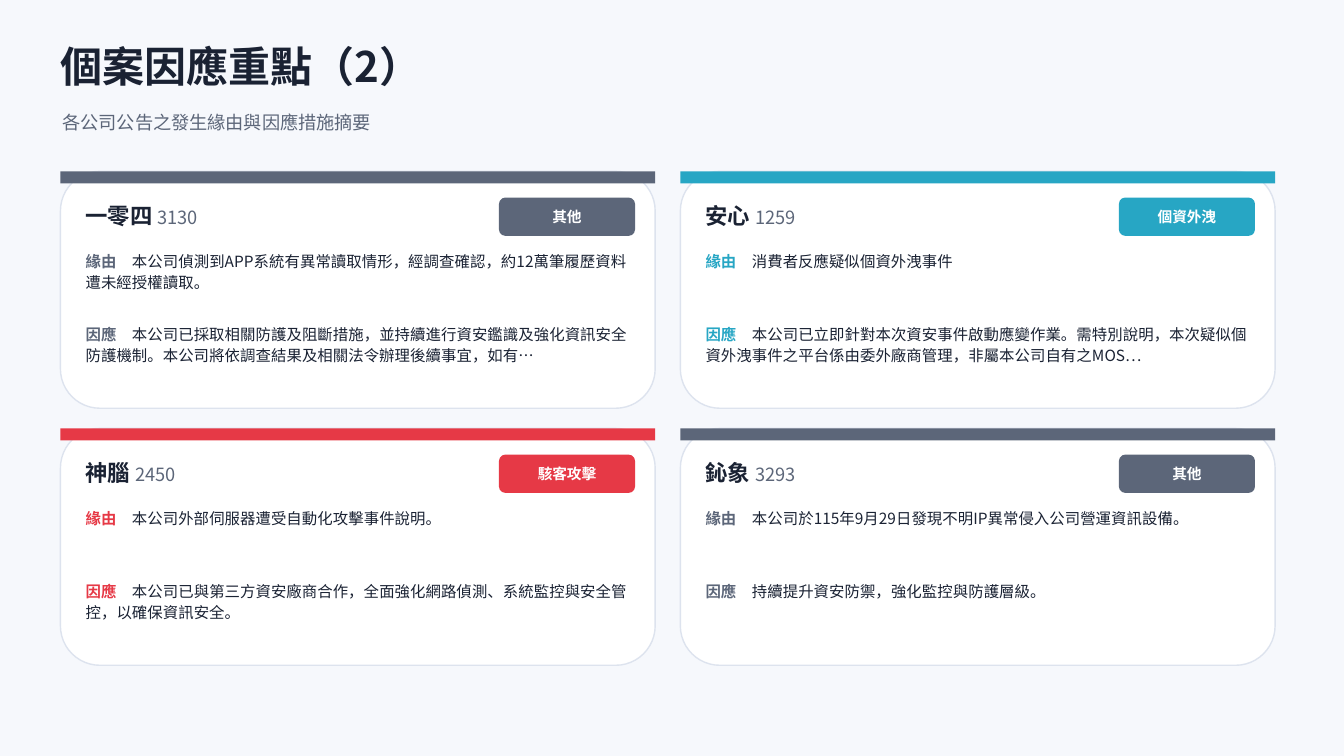
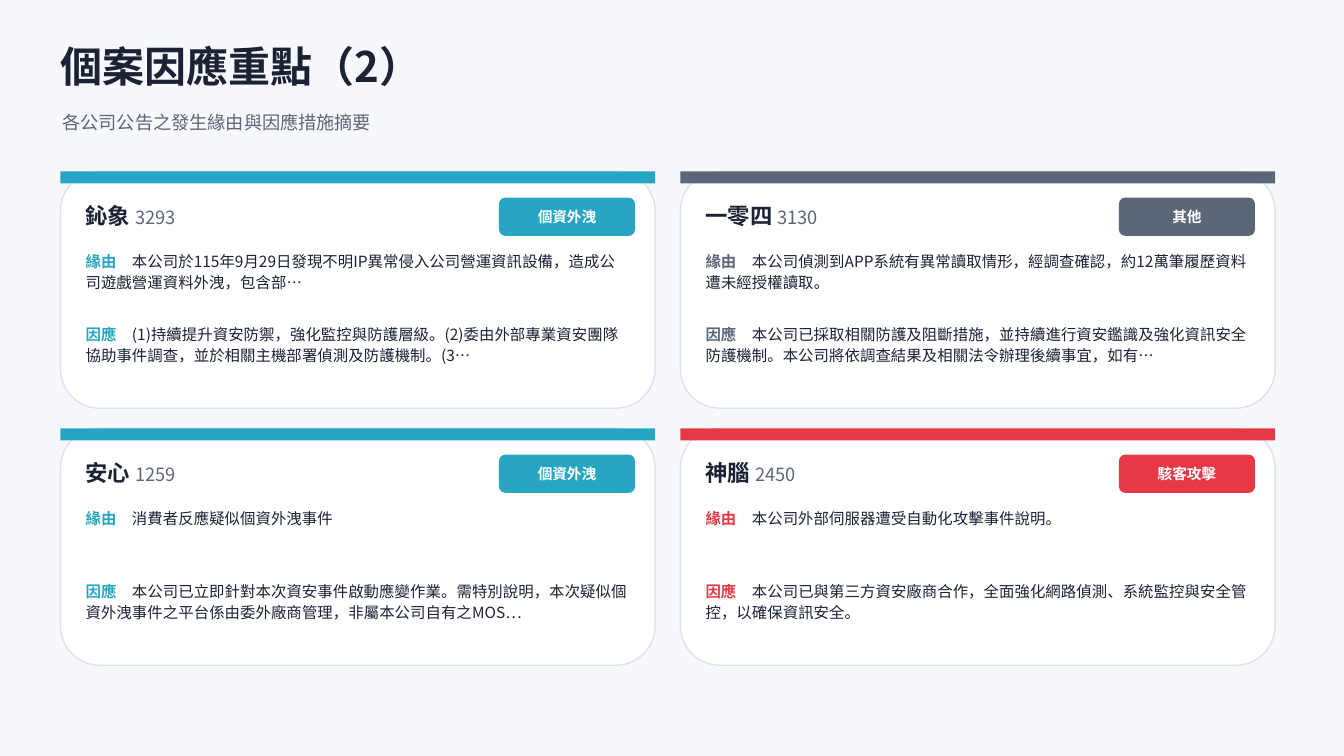
Before and after one commit to Johnnylin77/mops-isec-monitor, a slide deck: slide 7 of 資安事件因應分析.pptx. Drawn at 1344x756 pixels with LibreOffice and Linux fonts; fonts in the diff are those of the drawing. Boxes give left, top, right and bottom in pixels: in the first picture for what was removed or moved away, otherwise in the second. Text is boxed around its words. In the diff, an @@ line names an element or a change of style, - is before the commit and + after.

```diff
--- a/資安事件因應分析.pptx
+++ b/資安事件因應分析.pptx
@@ rectangle at (x1=60, y1=171, x2=655, y2=184): fill #5C6679 to #27A6C4 @@
@@ rectangle at (x1=681, y1=171, x2=1275, y2=184): fill #27A6C4 to #5C6679 @@
@@ text at (x1=86, y1=205, x2=175, y2=226): text changed @@
-一零四 3130
+鈊象 3293
@@ rounded rectangle at (x1=499, y1=198, x2=635, y2=236): fill #5C6679 to #27A6C4 @@
@@ text at (x1=538, y1=209, x2=596, y2=223): text changed @@
-其他
+個資外洩
@@ text at (x1=706, y1=205, x2=818, y2=226): text changed @@
-安心 1259
+一零四 3130
@@ rounded rectangle at (x1=1119, y1=198, x2=1255, y2=236): fill #27A6C4 to #5C6679 @@
@@ text at (x1=1172, y1=209, x2=1201, y2=223): text changed @@
-個資外洩
+其他
@@ text at (x1=86, y1=254, x2=615, y2=290): text changed @@
-緣由 本公司偵測到APP系統有異常讀取情形，經調查確認，約12萬筆履歷資料遭未經授權讀取。
+緣由 本公司於115年9月29日發現不明IP異常侵入公司營運資訊設備，造成公司遊戲營運資料外洩，包含部…
@@ text at (x1=706, y1=254, x2=1246, y2=290): text changed @@
-緣由 消費者反應疑似個資外洩事件
+緣由 本公司偵測到APP系統有異常讀取情形，經調查確認，約12萬筆履歷資料遭未經授權讀取。
@@ text at (x1=86, y1=325, x2=618, y2=364): text changed @@
-因應 本公司已採取相關防護及阻斷措施，並持續進行資安鑑識及強化資訊安全防護機制。本公司將依調查結果及相關法令辦理後續事宜，如有…
+因應 (1)持續提升資安防禦，強化監控與防護層級。(2)委由外部專業資安團隊協助事件調查，並於相關主機部署偵測及防護機制。(3…
@@ text at (x1=706, y1=325, x2=1246, y2=363): text changed @@
-因應 本公司已立即針對本次資安事件啟動應變作業。需特別說明，本次疑似個資外洩事件之平台係由委外廠商管理，非屬本公司自有之MOS…
+因應 本公司已採取相關防護及阻斷措施，並持續進行資安鑑識及強化資訊安全防護機制。本公司將依調查結果及相關法令辦理後續事宜，如有…
@@ rectangle at (x1=60, y1=429, x2=655, y2=441): fill #E63946 to #27A6C4 @@
@@ rectangle at (x1=681, y1=429, x2=1275, y2=441): fill #5C6679 to #E63946 @@
@@ text at (x1=86, y1=462, x2=175, y2=483): text changed @@
-神腦 2450
+安心 1259
@@ rounded rectangle at (x1=499, y1=455, x2=635, y2=493): fill #E63946 to #27A6C4 @@
@@ text at (x1=538, y1=466, x2=596, y2=480): text changed @@
-駭客攻擊
+個資外洩
@@ text at (x1=706, y1=459, x2=795, y2=487): text changed @@
-鈊象 3293
+神腦 2450
@@ rounded rectangle at (x1=1119, y1=455, x2=1255, y2=493): fill #5C6679 to #E63946 @@
@@ text at (x1=1158, y1=465, x2=1216, y2=484): text changed @@
-其他
+駭客攻擊
@@ text at (x1=86, y1=511, x2=333, y2=526): text changed @@
-緣由 本公司外部伺服器遭受自動化攻擊事件說明。
+緣由 消費者反應疑似個資外洩事件
@@ text at (x1=706, y1=511, x2=1061, y2=526): text changed @@
-緣由 本公司於115年9月29日發現不明IP異常侵入公司營運資訊設備。
+緣由 本公司外部伺服器遭受自動化攻擊事件說明。
@@ text at (x1=86, y1=582, x2=627, y2=620): text changed @@
-因應 本公司已與第三方資安廠商合作，全面強化網路偵測、系統監控與安全管控，以確保資訊安全。
+因應 本公司已立即針對本次資安事件啟動應變作業。需特別說明，本次疑似個資外洩事件之平台係由委外廠商管理，非屬本公司自有之MOS…
@@ text at (x1=706, y1=582, x2=1247, y2=620): text changed @@
-因應 持續提升資安防禦，強化監控與防護層級。
+因應 本公司已與第三方資安廠商合作，全面強化網路偵測、系統監控與安全管控，以確保資訊安全。
```
Also in this commit, not shown: 6 other slides changed, 2 other files.
